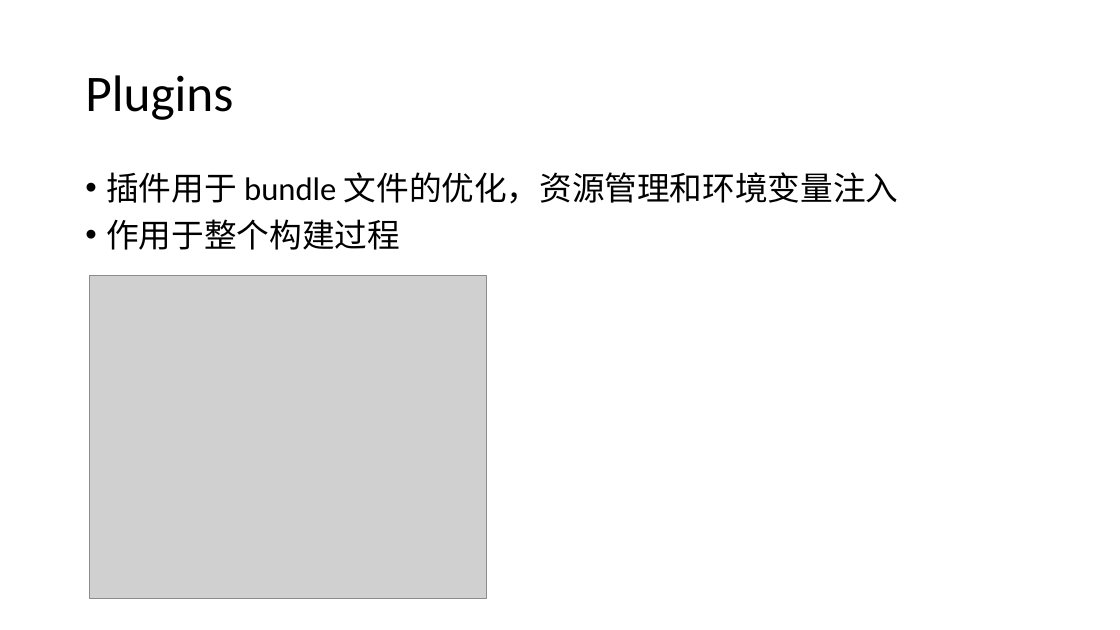
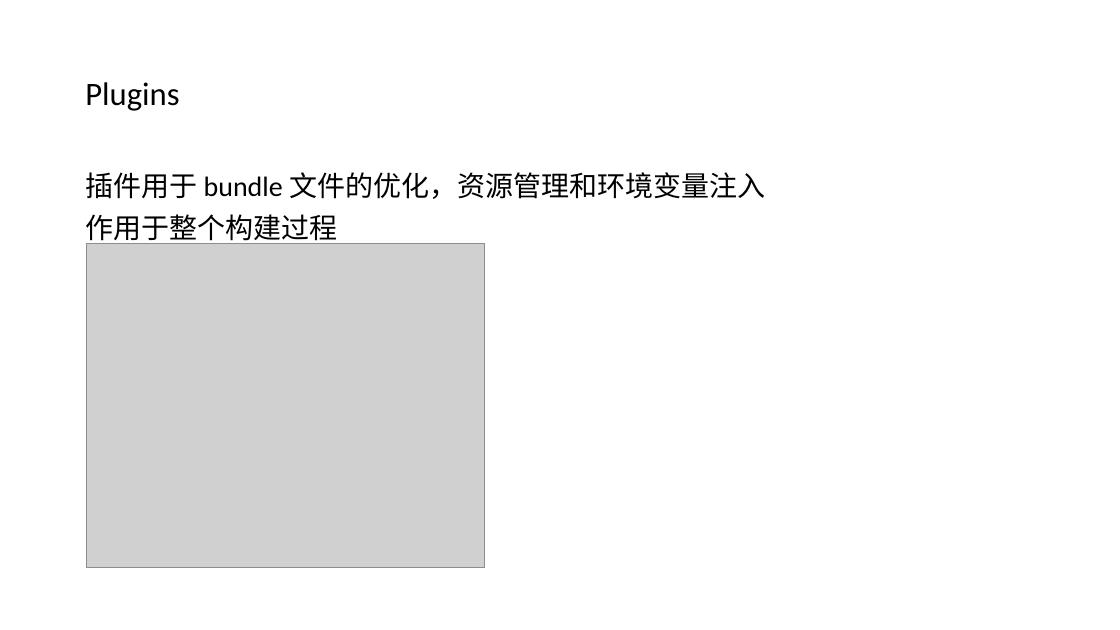
Before and after one commit to SmartWuJun/Demo, a slide deck: slide 9 of webpack.pptx (slide 8 before the commit). Drawn at 1120x630 pixels with LibreOffice and Linux fonts; fonts in the diff are those of the drawing; grey boxes stand for pictures. Boxes give left, top, right and bottom in pixels: in the first picture for what was removed or moved away, otherwise in the second. Text is boxed around its words. In the diff, an @@ line names an element or a change of style, - is before the commit and + after.

```diff
--- a/webpack.pptx
+++ b/webpack.pptx
@@ title "Plugins" at [85, 82, 179, 111]: size 44 to 28 pt @@
@@ text "插件⽤于 bundle ⽂件的优化，资源管理和环境变量注⼊" at [85, 172, 765, 246]: size 28 to 24 pt; bullet • to none @@
@@ picture: place and size @@
-picture at [89, 275, 487, 598]
+picture at [87, 244, 485, 567]
```
Also in this commit, not shown: 9 other slides changed, 6 slides added, 2 slides removed, 7 other files.
